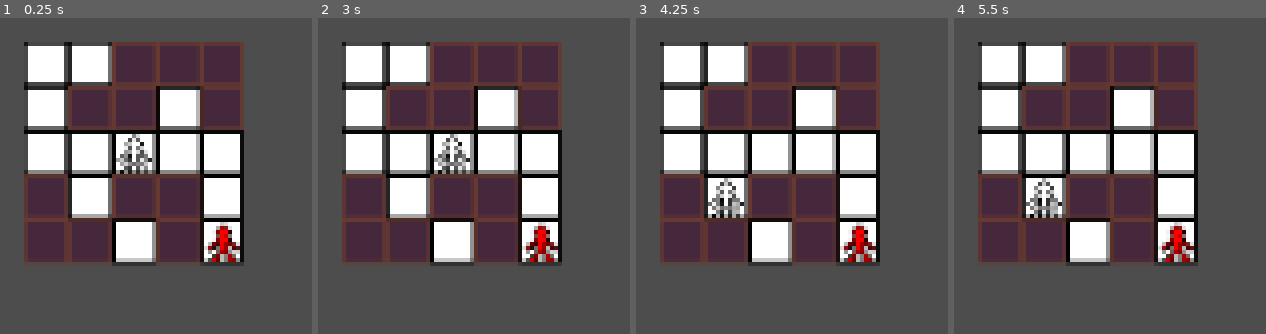
Above: before the commit, frames 1-4 (left to right).
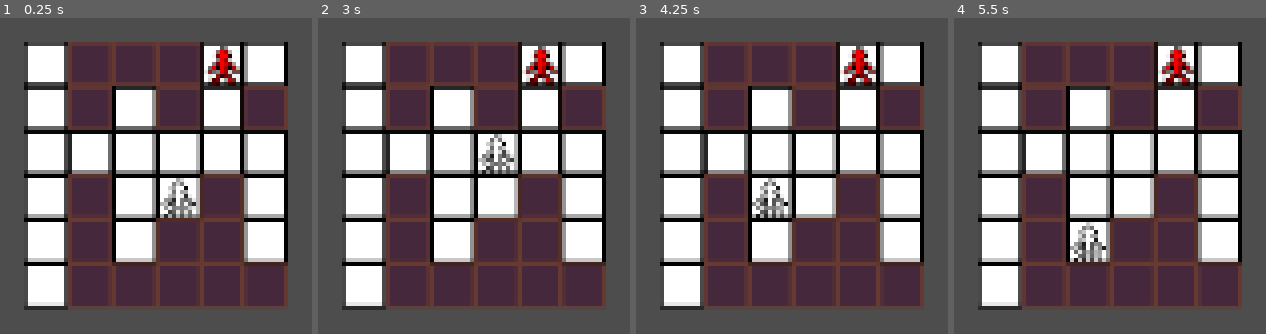
Above: after the commit, the same moments.

Repository: RW7231/Experimental-Game-V2-D-
Game: Godot game, scene res://Overworld.tscn
Two runs of this game, one before a commit and one after it. Both use one fixed random seed, a clock stepped at 60 frames per second and the inputs below.
Inputs:
- Up to frame 1 (0.25 s): no input
- Up to frame 2 (3 s): tap Enter at 0.5, 2 s; hold C (DownRight) 0.53-1.28 s; tap Space at 1.25, 2.75 s; hold X (Down) 1.28-2.03 s; hold C (DownRight) 2.03-2.78 s; hold W (Up) from 2.78 s (still down)
- Up to frame 3 (4.25 s): tap Enter at 3.5 s; release W (Up) at 3.53 s; hold Z (DownLeft) from 3.53 s (still down)
- Up to frame 4 (5.5 s): tap Space at 4.25 s; release Z (DownLeft) at 5.03 s; hold X (Down) from 5.03 s (still down)

The runs differ from the first frame. In frame 1, 44% of the frame differs, in the area x 7-93%, y 7-93%; in frame 2, 44%; in frame 3, 43%; in frame 4, 44%.

Commit message:
Changed Player Spawn
Player's spawn point is no longer hard coded and dynamically changes with map size

Diff:
--- a/Scripts/OverworldMap.gd
+++ b/Scripts/OverworldMap.gd
@@ -6,7 +6,7 @@
 var WallObject = preload("res://Prefabs/wall.tscn")
 var EnemyObject = preload("res://Prefabs/enemy.tscn")
 
-var size = 5
+var size = 6
 
 var worldGrid
 
@@ -32,15 +32,14 @@
 		temp.append([])
 		for j in size:
 			temp[i].append(null)
+
+	for i in size:
+		for j in size:
+			temp[i][j] = 0
+
 	return temp
 
 func fillWorld():
-
-	# fill the grid with 0s initially
-	for i in size:
-		for j in size:
-			worldGrid[i][j] = 0
-			tileGrid[i][j] = null
 
 	# we can then fill the array with the world grid
 	for i in size:
@@ -70,7 +69,6 @@
 					if (randi() % 100) < 10:
 						foe = EnemyObject.instantiate()
 						foe.position = Vector2(i * 16, j * 16)
-						worldGrid[i][j] = 2
 						add_child(foe)
 
 			# this is the player's spot, put down a floor
@@ -101,8 +99,8 @@
 	# for each grid object...
 	for i in size:
 		for j in size:
-			# check to see if it is a floor or is occupied by an enemy
-			if worldGrid[i][j] == 0 or worldGrid[i][j] == 2:
+			# check to see if it is a floor
+			if worldGrid[i][j] == 0:
 				# start by assuming no path exists for each grid object
 				pathFound = false
 				# try to find a path
@@ -185,7 +183,7 @@
 				# check to make sure this direction is in our world
 				if curpos[0]+i >= 0 and curpos[0]+i <= size-1 and curpos[1]+j >= 0 and curpos[1]+j <= size-1:
 					# if it is, check to see if it is a blank space (a floor space) or an enemy and has not already been visited
-					if (worldGrid[curpos[0]+i][curpos[1]+j] == 0 or worldGrid[curpos[0]+i][curpos[1]+j] == 2) and not visited.has([curpos[0]+i, curpos[1]+j]):
+					if worldGrid[curpos[0]+i][curpos[1]+j] == 0 and not visited.has([curpos[0]+i, curpos[1]+j]):
 						# if all checks pass, add it to places to visit
 						dirstoVisit.append([curpos[0]+i, curpos[1]+j])
 
@@ -211,7 +209,6 @@
 
 	# if the position is not a blank space (enemy, wall, etc) deny it
 	return worldGrid[desiredPos[0]][desiredPos[1]] == 0
-
 
 
 # Called when the node enters the scene tree for the first time.
@@ -220,7 +217,11 @@
 	seed(4)
 	worldGrid = make2dArray()
 	tileGrid = make2dArray()
+	player = PlayerObject.instantiate()
+	player.setStartPos(size/2)
+
+	playerpos = player.getPosition()
+	player.position = Vector2(16*playerpos[0], 16*playerpos[1])
+
 	fillWorld()
-	player = PlayerObject.instantiate()
-	player.position = Vector2(32, 32)
 	self.add_child(player)
--- a/Scripts/Player.gd
+++ b/Scripts/Player.gd
@@ -16,6 +16,12 @@
 		map = self.get_parent()
 	else:
 		set_process(false)
+
+func setStartPos(value):
+	currentPosition = [value, value]
+
+func getPosition():
+	return currentPosition
 
 # we want to handle player movement in the grid system,
 func _input(event):
